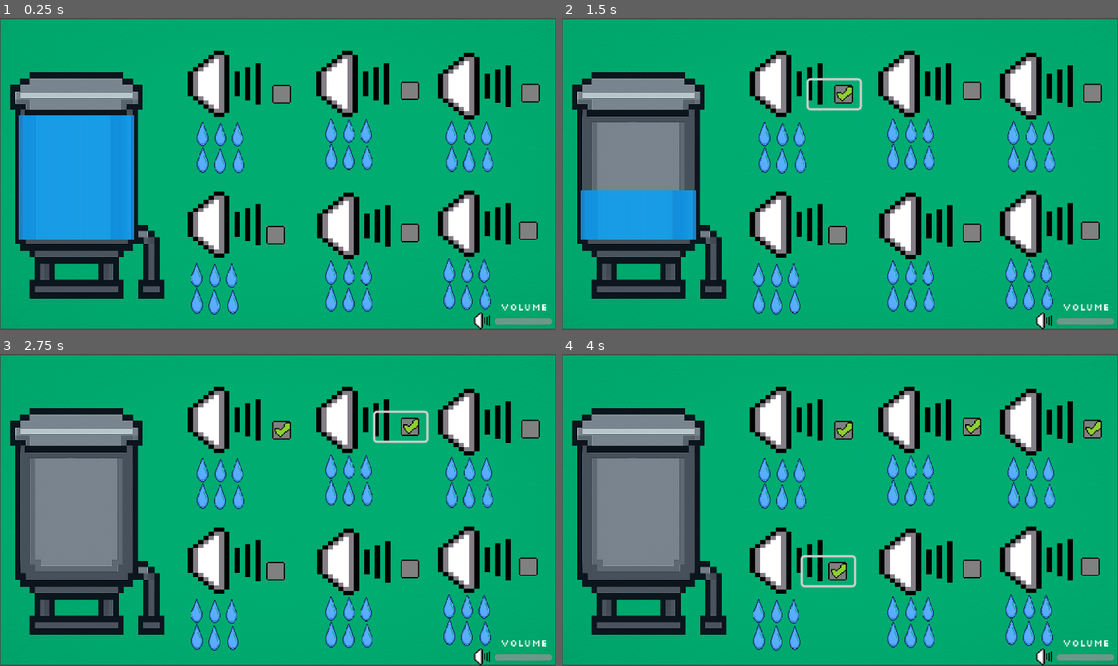
Above: before the commit, frames 1-4 (two rows, left to right).
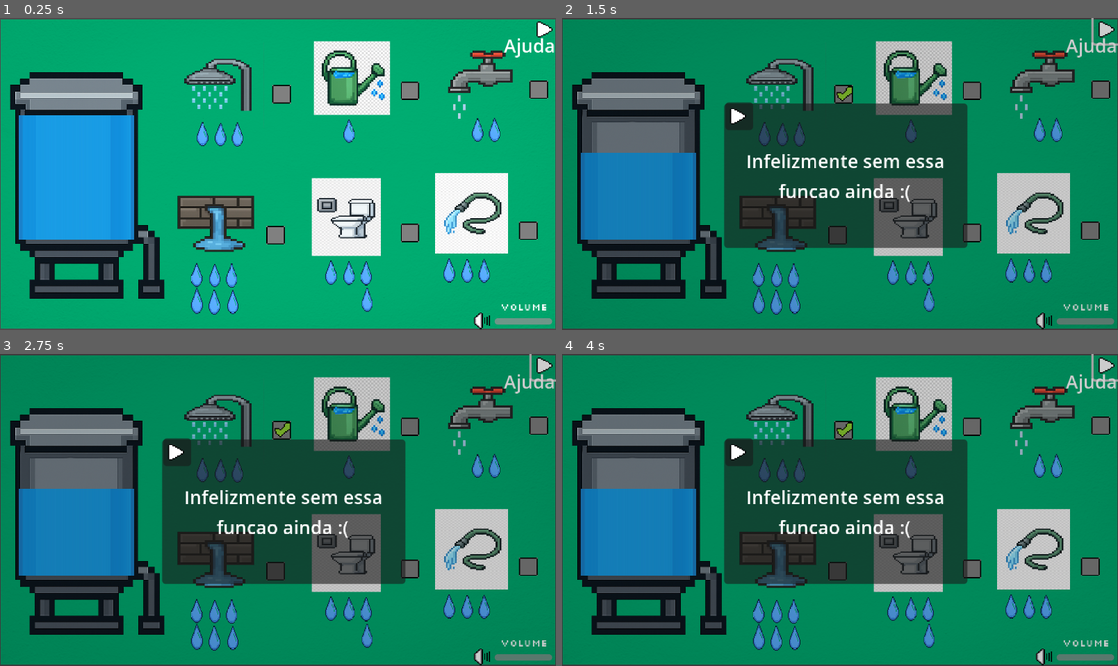
Above: after the commit, the same moments.

Repository: trabalho-engenharia-de-software1/salve-as-gotinhas
Game: Godot game, scene res://cenas/fase2/fase2_cena.tscn
Two runs of this game, one before a commit and one after it. Both use one fixed random seed, a clock stepped at 60 frames per second and the inputs below. This scene is started directly instead of the project's main scene.
Inputs (mouse positions are in pixels of both pictures, inside the frame that each line leads up to; where the layout moved, square brackets give the same spot in the first picture):
- Up to frame 1 (0.25 s): no input
- Up to frame 2 (1.5 s): click (834, 92) at 0.5 s; click (1106, 30) at 1.27 s
- Up to frame 3 (2.75 s): click (400, 425) at 2 s
- Up to frame 4 (4 s): click (1090, 425) [1084, 428] at 2.75 s; click (828, 572) at 3.5 s

The runs differ from the first frame. In frame 1, 18% of the frame differs, in the area x 31-100%, y 1-95%; in frame 2, 92%, in the area x 0-100%, y 0-100%; in frame 3, 92%; in frame 4, 92%.

Commit message:
Popups de reservatório vazio e botao de ajuda em todas as fases chamando Popup

Diff:
--- a/backgrounds/opcao_gasto.tscn
+++ /dev/null
@@ -1,51 +0,0 @@
-[gd_scene load_steps=5 format=3 uid="uid://cd77kf2d3uwya"]
-
-[ext_resource type="Texture2D" uid="uid://dxwtfv5atsmou" path="res://backgrounds/botao-check/botao-check.png" id="1_1cvmd"]
-[ext_resource type="Script" uid="uid://dlp22w2uog2kk" path="res://scripts/opcao_gasto.gd" id="2_7xbv1"]
-[ext_resource type="Texture2D" uid="uid://bw3n6dwddli6k" path="res://backgrounds/botao-check/botao-vazio.png" id="2_fn3ub"]
-[ext_resource type="Texture2D" uid="uid://covqtvxxrwmxh" path="res://backgrounds/gotinha.png" id="3_7xbv1"]
-
-[node name="OpcaoGasto" type="CheckButton" groups=["opcoes_clicaveis"]]
-offset_left = 59.0
-offset_top = 16.0
-offset_right = 103.0
-offset_bottom = 40.0
-size_flags_horizontal = 8
-size_flags_vertical = 0
-theme_override_icons/checked = ExtResource("1_1cvmd")
-theme_override_icons/unchecked = ExtResource("2_fn3ub")
-flat = true
-script = ExtResource("2_7xbv1")
-
-[node name="Gotas" type="Node2D" parent="."]
-position = Vector2(-79, 52)
-
-[node name="gotinha" type="Sprite2D" parent="Gotas"]
-position = Vector2(56.39601, -5.063998)
-scale = Vector2(0.02030471, 0.027468747)
-texture = ExtResource("3_7xbv1")
-
-[node name="gotinha2" type="Sprite2D" parent="Gotas"]
-position = Vector2(71, -5.000002)
-scale = Vector2(0.020046873, 0.028320305)
-texture = ExtResource("3_7xbv1")
-
-[node name="gotinha3" type="Sprite2D" parent="Gotas"]
-position = Vector2(40.764, -5.500002)
-scale = Vector2(0.021023436, 0.028320305)
-texture = ExtResource("3_7xbv1")
-
-[node name="gotinha4" type="Sprite2D" parent="Gotas"]
-position = Vector2(72, 17.999998)
-scale = Vector2(0.020046875, 0.028320305)
-texture = ExtResource("3_7xbv1")
-
-[node name="gotinha5" type="Sprite2D" parent="Gotas"]
-position = Vector2(56, 17.999998)
-scale = Vector2(0.021023436, 0.029296868)
-texture = ExtResource("3_7xbv1")
-
-[node name="gotinha6" type="Sprite2D" parent="Gotas"]
-position = Vector2(41, 17.000002)
-scale = Vector2(0.021023441, 0.030273436)
-texture = ExtResource("3_7xbv1")
--- a/cenas/fase2/fase2_cena.tscn
+++ b/cenas/fase2/fase2_cena.tscn
@@ -1,10 +1,15 @@
-[gd_scene load_steps=6 format=3 uid="uid://dypx0nd08saj3"]
+[gd_scene load_steps=11 format=3 uid="uid://dypx0nd08saj3"]
 
-[ext_resource type="Texture2D" uid="uid://bayahoy3dxj17" path="res://backgrounds/background_branco.jpg" id="1_5rxyx"]
-[ext_resource type="Script" uid="uid://d1dpiv0f36tmu" path="res://scripts/fase_2.gd" id="1_8eytn"]
-[ext_resource type="PackedScene" uid="uid://cd77kf2d3uwya" path="res://backgrounds/opcao_gasto.tscn" id="4_eap3x"]
+[ext_resource type="Texture2D" uid="uid://bayahoy3dxj17" path="res://imagens/backgrounds/background_branco.jpg" id="1_5rxyx"]
+[ext_resource type="Script" uid="uid://d1dpiv0f36tmu" path="res://scripts/fase2/fase_2.gd" id="1_8eytn"]
+[ext_resource type="Texture2D" uid="uid://6p8sst5iabs0" path="res://imagens/sprites-fase1/chuveiro.png" id="3_x1yhp"]
+[ext_resource type="PackedScene" uid="uid://cd77kf2d3uwya" path="res://cenas/fase2/opcao_gasto.tscn" id="4_eap3x"]
+[ext_resource type="Texture2D" uid="uid://dyi3ocvnoi7kg" path="res://imagens/sprites-fase1/mangueira.png" id="4_i511i"]
 [ext_resource type="PackedScene" uid="uid://bnpy5m36en3sk" path="res://cenas/fase2/reservatorio.tscn" id="5_8eytn"]
-[ext_resource type="Texture2D" uid="uid://mftyq74pt3m0" path="res://buttons/volume.png" id="5_x1yhp"]
+[ext_resource type="Texture2D" uid="uid://kau3w0je4qom" path="res://imagens/sprites-fase1/regador.png" id="5_ftsb4"]
+[ext_resource type="Texture2D" uid="uid://ckklu65iouvfa" path="res://imagens/sprites-fase1/vazamento.png" id="6_irxvy"]
+[ext_resource type="Texture2D" uid="uid://dc3xdsperrqp0" path="res://imagens/sprites-fase1/torneira.png" id="7_kk3tn"]
+[ext_resource type="Texture2D" uid="uid://ckmo7ru1h660j" path="res://imagens/sprites-fase1/sanitario.png" id="8_tfabg"]
 
 [node name="Fase2Cena" type="Node2D"]
 script = ExtResource("1_8eytn")
@@ -19,55 +24,55 @@
 [node name="BoxOpcoes" type="Node2D" parent="."]
 
 [node name="SpriteOpcao1" type="Sprite2D" parent="BoxOpcoes"]
-position = Vector2(197.99998, 57)
-scale = Vector2(4.5, 3.587)
-texture = ExtResource("5_x1yhp")
+position = Vector2(184, 58)
+scale = Vector2(0.08526611, 0.048332393)
+texture = ExtResource("3_x1yhp")
 
 [node name="SpriteOpcao2" type="Sprite2D" parent="BoxOpcoes"]
-position = Vector2(413.99997, 178.00002)
-scale = Vector2(4.5, 3.587)
-texture = ExtResource("5_x1yhp")
+position = Vector2(407.00003, 169)
+scale = Vector2(0.061572216, 0.045377605)
+texture = ExtResource("4_i511i")
 
 [node name="SpriteOpcao3" type="Sprite2D" parent="BoxOpcoes"]
-position = Vector2(309, 57)
-scale = Vector2(4.5, 3.587)
-texture = ExtResource("5_x1yhp")
+position = Vector2(304.00003, 51.999996)
+scale = Vector2(0.064331114, 0.062078107)
+texture = ExtResource("5_ftsb4")
 
 [node name="SpriteOpcao4" type="Sprite2D" parent="BoxOpcoes"]
-position = Vector2(198, 178.696)
-scale = Vector2(4.5, 3.587)
-texture = ExtResource("5_x1yhp")
+position = Vector2(187, 174)
+scale = Vector2(0.08408205, 0.06741667)
+texture = ExtResource("6_irxvy")
 
 [node name="SpriteOpcao5" type="Sprite2D" parent="BoxOpcoes"]
-position = Vector2(413.99997, 59)
-scale = Vector2(4.5, 3.587)
-texture = ExtResource("5_x1yhp")
+position = Vector2(412.00003, 58)
+scale = Vector2(0.07802737, 0.06761068)
+texture = ExtResource("7_kk3tn")
+region_rect = Rect2(316, 709, 547, 9)
 
 [node name="SpriteOpcao6" type="Sprite2D" parent="BoxOpcoes"]
-position = Vector2(310, 180)
-scale = Vector2(4.5, 3.587)
-texture = ExtResource("5_x1yhp")
+position = Vector2(299.1, 172.27501)
+scale = Vector2(0.058398426, 0.04391276)
+texture = ExtResource("8_tfabg")
 
 [node name="OpcaoGasto" parent="BoxOpcoes" instance=ExtResource("4_eap3x")]
 offset_left = 213.0
 offset_top = 54.0
 offset_right = 257.0
 offset_bottom = 78.0
-custo_e_gotas = 6
+custo_e_gotas = 3
 
 [node name="OpcaoGasto2" parent="BoxOpcoes" instance=ExtResource("4_eap3x")]
 offset_left = 324.0
 offset_top = 51.0
 offset_right = 368.0
 offset_bottom = 75.0
-custo_e_gotas = 6
 
 [node name="OpcaoGasto3" parent="BoxOpcoes" instance=ExtResource("4_eap3x")]
-offset_left = 428.0
-offset_top = 53.0
-offset_right = 472.0
-offset_bottom = 77.0
-custo_e_gotas = 6
+offset_left = 435.0
+offset_top = 50.0
+offset_right = 479.0
+offset_bottom = 74.0
+custo_e_gotas = 2
 
 [node name="OpcaoGasto4" parent="BoxOpcoes" instance=ExtResource("4_eap3x")]
 offset_left = 208.0
@@ -81,14 +86,14 @@
 offset_top = 174.0
 offset_right = 368.0
 offset_bottom = 198.0
-custo_e_gotas = 6
+custo_e_gotas = 4
 
 [node name="OpcaoGasto6" parent="BoxOpcoes" instance=ExtResource("4_eap3x")]
 offset_left = 426.0
 offset_top = 172.0
 offset_right = 470.0
 offset_bottom = 196.0
-custo_e_gotas = 6
+custo_e_gotas = 3
 
 [node name="Reservatorio" parent="." instance=ExtResource("5_8eytn")]
 position = Vector2(5, 11)
--- /dev/null
+++ b/cenas/fase2/opcao_gasto.tscn
@@ -0,0 +1,56 @@
+[gd_scene load_steps=5 format=3 uid="uid://cd77kf2d3uwya"]
+
+[ext_resource type="Texture2D" uid="uid://dxwtfv5atsmou" path="res://buttons/botao-check/botao-check.png" id="1_1cvmd"]
+[ext_resource type="Script" uid="uid://dlp22w2uog2kk" path="res://scripts/fase2/opcao_gasto.gd" id="2_7xbv1"]
+[ext_resource type="Texture2D" uid="uid://bw3n6dwddli6k" path="res://buttons/botao-check/botao-vazio.png" id="2_fn3ub"]
+[ext_resource type="Texture2D" uid="uid://covqtvxxrwmxh" path="res://imagens/caixa-da-agua/gotinha.png" id="3_7xbv1"]
+
+[node name="OpcaoGasto" type="CheckButton" groups=["opcoes_clicaveis"]]
+offset_left = 59.0
+offset_top = 16.0
+offset_right = 103.0
+offset_bottom = 40.0
+size_flags_horizontal = 8
+size_flags_vertical = 0
+theme_override_icons/checked = ExtResource("1_1cvmd")
+theme_override_icons/unchecked = ExtResource("2_fn3ub")
+flat = true
+script = ExtResource("2_7xbv1")
+
+[node name="Gotas" type="Node2D" parent="."]
+position = Vector2(-79, 52)
+
+[node name="gotinha" type="Sprite2D" parent="Gotas"]
+position = Vector2(56.39601, -5.063998)
+scale = Vector2(0.02030471, 0.027468747)
+texture = ExtResource("3_7xbv1")
+
+[node name="gotinha2" type="Sprite2D" parent="Gotas"]
+visible = false
+position = Vector2(71, -5.000002)
+scale = Vector2(0.020046873, 0.028320305)
+texture = ExtResource("3_7xbv1")
+
+[node name="gotinha3" type="Sprite2D" parent="Gotas"]
+visible = false
+position = Vector2(40.764, -5.500002)
+scale = Vector2(0.021023436, 0.028320305)
+texture = ExtResource("3_7xbv1")
+
+[node name="gotinha4" type="Sprite2D" parent="Gotas"]
+visible = false
+position = Vector2(72, 17.999998)
+scale = Vector2(0.020046875, 0.028320305)
+texture = ExtResource("3_7xbv1")
+
+[node name="gotinha5" type="Sprite2D" parent="Gotas"]
+visible = false
+position = Vector2(56, 17.999998)
+scale = Vector2(0.021023436, 0.029296868)
+texture = ExtResource("3_7xbv1")
+
+[node name="gotinha6" type="Sprite2D" parent="Gotas"]
+visible = false
+position = Vector2(41, 17.000002)
+scale = Vector2(0.021023441, 0.030273436)
+texture = ExtResource("3_7xbv1")
--- a/cenas/fase2/reservatorio.tscn
+++ b/cenas/fase2/reservatorio.tscn
@@ -1,8 +1,8 @@
 [gd_scene load_steps=4 format=3 uid="uid://bnpy5m36en3sk"]
 
-[ext_resource type="Script" uid="uid://pnlcnmyuismo" path="res://scripts/reservatorio.gd" id="1_huco5"]
-[ext_resource type="Texture2D" uid="uid://44x26dpght14" path="res://backgrounds/caixa-da-agua/caixa-da-agua-vazia.png" id="2_huco5"]
-[ext_resource type="Texture2D" uid="uid://boyj441hdfqcm" path="res://backgrounds/caixa-da-agua/agua_cortada.png" id="3_huco5"]
+[ext_resource type="Script" uid="uid://pnlcnmyuismo" path="res://scripts/fase2/reservatorio.gd" id="1_huco5"]
+[ext_resource type="Texture2D" uid="uid://44x26dpght14" path="res://imagens/caixa-da-agua/caixa-da-agua-vazia.png" id="2_huco5"]
+[ext_resource type="Texture2D" uid="uid://boyj441hdfqcm" path="res://imagens/caixa-da-agua/agua_cortada.png" id="3_huco5"]
 
 [node name="Reservatorio" type="Node2D"]
 script = ExtResource("1_huco5")
--- a/cenas/menu-inicial/VolumeLabelUI.tscn
+++ b/cenas/menu-inicial/VolumeLabelUI.tscn
@@ -1,6 +1,6 @@
 [gd_scene load_steps=5 format=3 uid="uid://biuoqellwps4o"]
 
-[ext_resource type="Script" uid="uid://db6stpq7wraxh" path="res://scripts/label_volume.gd" id="1_egnbc"]
+[ext_resource type="Script" uid="uid://db6stpq7wraxh" path="res://scripts/menu-inicial/label_volume.gd" id="1_egnbc"]
 [ext_resource type="Texture2D" uid="uid://mftyq74pt3m0" path="res://buttons/volume.png" id="2_w2v6l"]
 [ext_resource type="FontFile" uid="uid://clkjjfanemm5b" path="res://fonts/Silkscreen/Silkscreen-Regular.ttf" id="3_jw7rm"]
 
--- /dev/null
+++ b/cenas/menu-inicial/help-layer.tscn
@@ -0,0 +1,28 @@
+[gd_scene load_steps=3 format=3 uid="uid://b83rhs5pm0s7u"]
+
+[ext_resource type="Texture2D" uid="uid://b05ehcnbprv76" path="res://buttons/tyeste.png" id="1_iiy6b"]
+[ext_resource type="Script" uid="uid://dmatjc27ul14h" path="res://scripts/botao_ajuda.gd" id="2_67qyk"]
+
+[node name="HelpLayer" type="CanvasLayer"]
+
+[node name="botaoAjuda" type="Button" parent="."]
+anchors_preset = 1
+anchor_left = 1.0
+anchor_right = 1.0
+offset_left = -21.0
+offset_top = -2.0
+offset_right = 3.0
+offset_bottom = 22.0
+grow_horizontal = 0
+theme_type_variation = &"FlatButton"
+icon = ExtResource("1_iiy6b")
+script = ExtResource("2_67qyk")
+
+[node name="ajuda" type="Label" parent="."]
+offset_left = 435.0
+offset_top = 12.0
+offset_right = 480.0
+offset_bottom = 35.0
+text = "Ajuda"
+
+[connection signal="pressed" from="botaoAjuda" to="botaoAjuda" method="_on_pressed"]
--- a/cenas/menu-inicial/label_volume.gd
+++ /dev/null
@@ -1,18 +0,0 @@
-extends HSlider
-
-@export var bus_name: String = "Master"
-
-var bus_index: int = -1
-
-func _ready():
-	bus_index = AudioServer.get_bus_index(bus_name)
-	self.value_changed.connect(_on_value_changed)
-	if bus_index != -1:
-		self.value = db_to_linear(AudioServer.get_bus_volume_db(bus_index)) * 100
-
-func _on_value_changed(value: float) -> void:
-	if bus_index == -1:
-		return
-
-	var linear_value = value / 100.0
-	AudioServer.set_bus_volume_db(bus_index, linear_to_db(linear_value))
--- a/cenas/menu-inicial/menu-inicial.tscn
+++ b/cenas/menu-inicial/menu-inicial.tscn
@@ -1,7 +1,7 @@
 [gd_scene load_steps=7 format=3 uid="uid://c00dmh5exfxlo"]
 
-[ext_resource type="Script" uid="uid://cbgafm2yk41gx" path="res://scripts/menu_inicial.gd" id="1_jdc8s"]
-[ext_resource type="Texture2D" uid="uid://cx2pr3nroiq1b" path="res://backgrounds/background-menu-inicial.png" id="1_u4qhn"]
+[ext_resource type="Script" uid="uid://cbgafm2yk41gx" path="res://scripts/menu-inicial/menu_inicial.gd" id="1_jdc8s"]
+[ext_resource type="Texture2D" uid="uid://cx2pr3nroiq1b" path="res://imagens/backgrounds/background-menu-inicial.png" id="1_u4qhn"]
 [ext_resource type="AudioStream" uid="uid://b21kq6xrhsp47" path="res://sounds/musica-fundo.mp3" id="2_q6nbj"]
 [ext_resource type="FontFile" uid="uid://b7iv04e430tio" path="res://fonts/Silkscreen/Silkscreen-Bold.ttf" id="2_uerxx"]
 [ext_resource type="FontFile" uid="uid://clkjjfanemm5b" path="res://fonts/Silkscreen/Silkscreen-Regular.ttf" id="3_fb2ec"]
--- a/cenas/menu-inicial/menu-selecao-fase.tscn
+++ b/cenas/menu-inicial/menu-selecao-fase.tscn
@@ -1,7 +1,7 @@
 [gd_scene load_steps=6 format=3 uid="uid://dybiibrlqhty5"]
 
-[ext_resource type="Script" uid="uid://da85m5tgo2pci" path="res://scripts/menu_selecao_fase.gd" id="1_30tso"]
-[ext_resource type="Texture2D" uid="uid://cx2pr3nroiq1b" path="res://backgrounds/background-menu-inicial.png" id="1_uxpq5"]
+[ext_resource type="Script" uid="uid://da85m5tgo2pci" path="res://scripts/menu-inicial/menu_selecao_fase.gd" id="1_30tso"]
+[ext_resource type="Texture2D" uid="uid://cx2pr3nroiq1b" path="res://imagens/backgrounds/background-menu-inicial.png" id="1_uxpq5"]
 [ext_resource type="FontFile" uid="uid://b7iv04e430tio" path="res://fonts/Silkscreen/Silkscreen-Bold.ttf" id="2_4vtvw"]
 [ext_resource type="AudioStream" uid="uid://b21kq6xrhsp47" path="res://sounds/musica-fundo.mp3" id="2_ry13j"]
 [ext_resource type="FontFile" uid="uid://clkjjfanemm5b" path="res://fonts/Silkscreen/Silkscreen-Regular.ttf" id="3_86dby"]
--- a/cenas/menu-inicial/menu_inicial.gd
+++ /dev/null
@@ -1,11 +0,0 @@
-extends Control
-
-
-func _on_jogar_pressed() -> void:
-	print("botao jogar pressionado")
-	get_tree().change_scene_to_file("res://cenas/menu-inicial/menu-selecao-fase.tscn")
-
-
-
-func _on_sair_pressed() -> void:
-	get_tree().quit()
--- a/cenas/menu-inicial/menu_selecao_fase.gd
+++ /dev/null
@@ -1,11 +0,0 @@
-extends Control
-
-
-func _on_iniciarfase_1_pressed() -> void:
-	print("botao iniciar fase 1 pressionado")
-	get_tree().change_scene_to_file("res://cenas/fase1/fase1_cena.tscn")
-
-
-func _on_iniciarfase_2_pressed() -> void:
-	print("botao iniciar fase 2 pressionado")
-	get_tree().change_scene_to_file("res://cenas/fase2/fase2_cena.tscn")
--- /dev/null
+++ b/cenas/popup.tscn
@@ -0,0 +1,52 @@
+[gd_scene load_steps=3 format=3 uid="uid://dna1hricujun3"]
+
+[ext_resource type="Script" uid="uid://dy5jlq68exyhy" path="res://scripts/popup.gd" id="1_8rg8x"]
+[ext_resource type="Texture2D" uid="uid://b05ehcnbprv76" path="res://buttons/tyeste.png" id="2_kb6tq"]
+
+[node name="Popup" type="CanvasLayer"]
+script = ExtResource("1_8rg8x")
+
+[node name="color" type="ColorRect" parent="."]
+anchors_preset = 15
+anchor_right = 1.0
+anchor_bottom = 1.0
+grow_horizontal = 2
+grow_vertical = 2
+color = Color(0, 0, 0, 0.2)
+
+[node name="caixaTexto" type="Panel" parent="color"]
+layout_mode = 1
+anchors_preset = 8
+anchor_left = 0.5
+anchor_top = 0.5
+anchor_right = 0.5
+anchor_bottom = 0.5
+offset_left = -100.0
+offset_top = -61.0
+offset_right = 110.0
+offset_bottom = 64.0
+grow_horizontal = 2
+grow_vertical = 2
+
+[node name="VBoxContainer" type="VBoxContainer" parent="color/caixaTexto"]
+layout_mode = 1
+anchors_preset = 15
+anchor_right = 1.0
+anchor_bottom = 1.0
+grow_horizontal = 2
+grow_vertical = 2
+alignment = 1
+
+[node name="texto" type="Label" parent="color/caixaTexto/VBoxContainer"]
+layout_mode = 2
+text = "TESTE "
+horizontal_alignment = 1
+autowrap_mode = 3
+
+[node name="botao" type="Button" parent="color/caixaTexto"]
+layout_mode = 0
+offset_left = 1.0
+offset_top = -1.0
+offset_right = 25.0
+offset_bottom = 23.0
+icon = ExtResource("2_kb6tq")
--- a/project.godot
+++ b/project.godot
@@ -22,6 +22,8 @@
 [autoload]
 
 VolumeLabel="*res://cenas/menu-inicial/VolumeLabelUI.tscn"
+PopupManager="*res://scripts/popupManager.gd"
+HelpLayer="*res://cenas/menu-inicial/help-layer.tscn"
 
 [display]
 
--- /dev/null
+++ b/scripts/botao_ajuda.gd
@@ -0,0 +1,7 @@
+extends Button
+
+func _on_pressed():
+	if PopupManager:
+		PopupManager.mostrar("Infelizmente sem essa funcao ainda :(")
+	else:
+		push_error("!!! ERRO: PopupManager (Autoload) não foi encontrado.")
--- /dev/null
+++ b/scripts/fase2/fase_2.gd
@@ -0,0 +1,44 @@
+extends Node2D
+
+var agua_maxima: float = 100.0
+var agua_atual: float = 100.0
+
+@onready var reservatorio = $Reservatorio
+@onready var container_de_opcoes = $BoxOpcoes
+
+func _ready():
+	reservatorio.atualizar_nivel(agua_atual, agua_maxima)
+
+	# Em vez de pegar os filhos de um container, pedimos à árvore da cena
+	# para nos dar TODOS os nós que estão no grupo 'opcoes_clicaveis'.
+	var todas_as_opcoes = get_tree().get_nodes_in_group("opcoes_clicaveis")
+
+	# Este loop SÓ vai passar pelos nós corretos (seus OpcaoGasto), ignorando completamente as Sprites!
+	for opcao in todas_as_opcoes:
+		# Conecta o sinal 'toggled' de cada opção à nossa função de lógica.
+		opcao.toggled.connect(_on_opcao_toggled.bind(opcao))
+
+# Função chamada quando QUALQUER OpcaoGasto é clicada
+func _on_opcao_toggled(foi_marcado: bool, opcao_clicada):
+	# Pega o custo da opção específica que foi clicada
+	var custo = opcao_clicada.custo_e_gotas
+
+	# Se a caixa foi marcada, gasta água
+	if foi_marcado:
+		agua_atual -= 10 * custo
+	# Se foi desmarcada, devolve a água
+	else:
+		agua_atual += 10 * custo
+
+	# Garante que a água não saia dos limites
+	agua_atual = clamp(agua_atual, 0.0, agua_maxima)
+
+	# Manda o reservatório atualizar seu visual
+	reservatorio.atualizar_nivel(agua_atual, agua_maxima)
+
+	if agua_atual <= 0:
+		# Se a água acabou, chamamos o popup!
+		PopupManager.mostrar("A ÁGUA ACABOU!")
+		# !!!!
+		# PRECISA REINICIAR A FASE AQUI!!!!!!!!
+		# !!!!!
--- /dev/null
+++ b/scripts/fase2/opcao_gasto.gd
@@ -0,0 +1,35 @@
+@tool # Permite que o script rode no editor para vermos as mudanças na hora
+extends CheckButton
+
+# O custo de água e o número de gotas a serem exibidas
+@export var custo_e_gotas: int = 1:
+	set(valor):
+		custo_e_gotas = valor
+		if is_inside_tree():
+			_atualizar_visual_gotas()
+
+# O ícone principal (torneira, chuveiro, etc.)
+@export var icone: Texture2D:
+	set(valor):
+		icone = valor
+		if is_inside_tree():
+			self.icon = valor
+
+func _ready():
+	# Garante que os visuais estejam corretos quando o jogo começa
+	_atualizar_visual_gotas()
+	self.icon = icone
+
+# Função para mostrar/esconder as gotinhas
+func _atualizar_visual_gotas():
+	# Checa se o nó MostradorDeGotas existe para evitar erros
+	var mostrador = find_child("Gotas")
+	if not mostrador:
+		return
+
+	var gotas = mostrador.get_children()
+	for i in range(gotas.size()):
+		if i < custo_e_gotas:
+			gotas[i].visible = true
+		else:
+			gotas[i].visible = false
--- a/scripts/fase_2.gd
+++ /dev/null
@@ -1,41 +0,0 @@
-extends Node2D
-
-var agua_maxima: float = 100.0
-var agua_atual: float = 100.0
-
-@onready var reservatorio = $Reservatorio
-@onready var container_de_opcoes = $BoxOpcoes
-
-func _ready():
-	# A parte do reservatório continua igual
-	reservatorio.atualizar_nivel(agua_atual, agua_maxima)
-
-	# --- LÓGICA NOVA E CORRIGIDA ---
-	# Em vez de pegar os filhos de um container, pedimos à árvore da cena
-	# para nos dar TODOS os nós que estão no grupo 'opcoes_clicaveis'.
-	var todas_as_opcoes = get_tree().get_nodes_in_group("opcoes_clicaveis")
-
-	# Agora, este loop SÓ vai passar pelos nós corretos (seus OpcaoGasto),
-	# ignorando completamente as Sprites!
-	for opcao in todas_as_opcoes:
-		# Conecta o sinal 'toggled' de cada opção à nossa função de lógica.
-		# (Use 'pressed' se você estiver usando um Button normal, ou 'estado_mudou' para nossa versão customizada)
-		opcao.toggled.connect(_on_opcao_toggled.bind(opcao))
-
-# Função chamada quando QUALQUER OpcaoGasto é clicada
-func _on_opcao_toggled(foi_marcado: bool, opcao_clicada):
-	# Pega o custo da opção específica que foi clicada
-	var custo = opcao_clicada.custo_e_gotas
-
-	# Se a caixa foi marcada, gasta água
-	if foi_marcado:
-		agua_atual -= 10 * custo
-	# Se foi desmarcada, devolve a água
-	else:
-		agua_atual += 10 * custo
-
-	# Garante que a água não saia dos limites
-	agua_atual = clamp(agua_atual, 0.0, agua_maxima)
-
-	# Manda o reservatório atualizar seu visual
-	reservatorio.atualizar_nivel(agua_atual, agua_maxima)
--- a/scripts/opcao_gasto.gd
+++ /dev/null
@@ -1,39 +0,0 @@
-@tool # Permite que o script rode no editor para vermos as mudanças na hora
-extends CheckButton
-
-# --- Variáveis Configuráveis no Editor ---
-
-# O custo de água e o número de gotas a serem exibidas
-@export var custo_e_gotas: int = 1:
-	set(valor):
-		custo_e_gotas = valor
-		if is_inside_tree():
-			_atualizar_visual_gotas()
-
-# O ícone principal (torneira, chuveiro, etc.)
-@export var icone: Texture2D:
-	set(valor):
-		icone = valor
-		if is_inside_tree():
-			self.icon = valor # 'self.icon' é a propriedade do CheckButton
-
-# --- Lógica Interna ---
-
-func _ready():
-	# Garante que os visuais estejam corretos quando o jogo começa
-	_atualizar_visual_gotas()
-	self.icon = icone
-
-# Função para mostrar/esconder as gotinhas
-func _atualizar_visual_gotas():
-	# Checa se o nó MostradorDeGotas existe para evitar erros
-	var mostrador = find_child("Gotas")
-	if not mostrador:
-		return
-
-	var gotas = mostrador.get_children()
-	for i in range(gotas.size()):
-		if i < custo_e_gotas:
-			gotas[i].visible = true
-		else:
-			gotas[i].visible = false
--- /dev/null
+++ b/scripts/popup.gd
@@ -0,0 +1,18 @@
+extends CanvasLayer
+
+@onready var texto_popup: Label = $color/caixaTexto/VBoxContainer/texto
+@onready var botao_ok: Button = $color/caixaTexto/botao
+@onready var fundo: ColorRect = $color
+
+func _ready():
+	layer = 1000  # fica acima de tudo
+	botao_ok.pressed.connect(esconder_popup)
+	hide()
+
+func mostrar_popup(texto: String):
+	texto_popup.text = texto
+	await get_tree().process_frame
+	show()
+
+func esconder_popup():
+	hide()
--- /dev/null
+++ b/scripts/popupManager.gd
@@ -0,0 +1,21 @@
+extends Node
+
+var cena_popup = preload("res://cenas/popup.tscn")
+var instancia_popup: Node = null
+
+func _ready():
+	print("3. PopupManager (Autoload) iniciado.")
+	instancia_popup = cena_popup.instantiate()
+
+	# 'await' para esperar o jogo carregar e evitar o crash inicial.
+	await get_tree().process_frame
+
+	get_tree().get_root().add_child(instancia_popup)
+
+	print("4. Popup adicionado à árvore principal (root) com sucesso.")
+
+func mostrar(texto: String):
+	if instancia_popup:
+		instancia_popup.mostrar_popup(texto)
+	else:
+		push_error("!!! ERRO: instancia_popup está nula!")
Not shown, removed: backgrounds/1pixel.png.import
Binary file removed: backgrounds/agua.jpeg
Not shown, removed: backgrounds/agua.jpeg.import
Not shown, removed: backgrounds/background-menu-inicial.png.import
Not shown, removed: backgrounds/background_branco.jpg.import
Not shown, removed: backgrounds/botao-check/botao-check.png.import
Not shown, removed: backgrounds/botao-check/botao-vazio.png.import
Not shown, removed: backgrounds/caixa-da-agua/agua-100.png.import
Not shown, removed: backgrounds/caixa-da-agua/agua_cortada.png.import
Not shown, removed: backgrounds/caixa-da-agua/caixa-da-agua-cheia.png.import
Not shown, removed: backgrounds/caixa-da-agua/caixa-da-agua-vazia.png.import
Binary file removed: backgrounds/caixadaagua.png
(and 59 more such lines)
